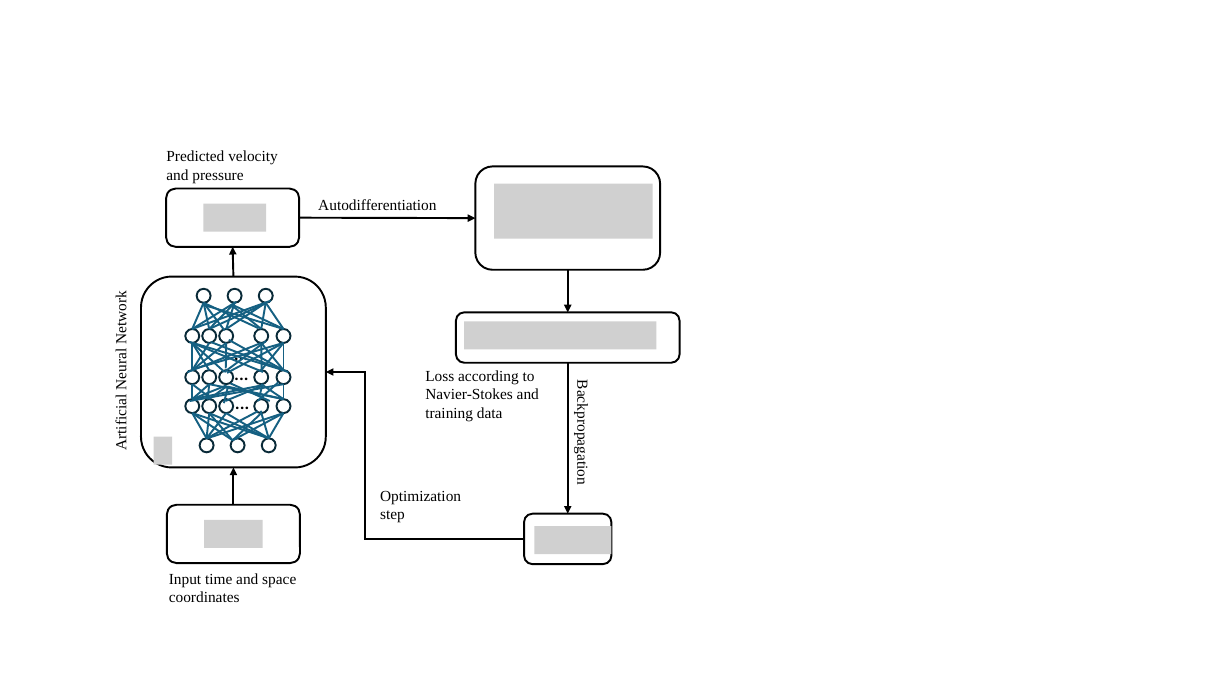
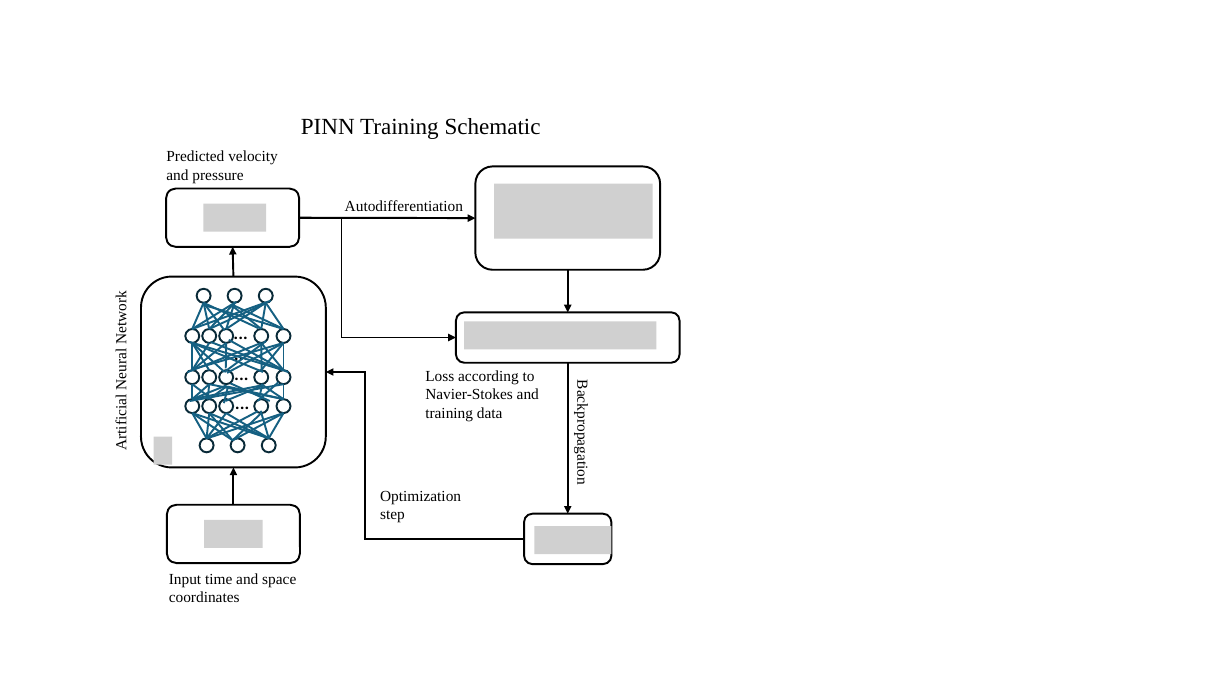
Before and after one commit to Matt2371/PINN_navier_stokes, a slide deck: slide 1 of figures/PINN_schematic.pptx. Drawn at 1232x693 pixels with LibreOffice and Linux fonts; fonts in the diff are those of the drawing; grey boxes stand for pictures. Boxes give left, top, right and bottom in pixels: in the first picture for what was removed or moved away, otherwise in the second. Text is boxed around its words. In the diff, an @@ line names an element or a change of style, - is before the commit and + after.

Commit message:
Update training schematic

```diff
--- a/figures/PINN_schematic.pptx
+++ b/figures/PINN_schematic.pptx
@@ text added at (301, 118, 541, 139), 18 pt, text #000000 @@
+PINN Training Schematic
@@ text "Autodifferentiation": place and size @@
-text "Autodifferentiation" at (318, 199, 436, 210)
+text "Autodifferentiation" at (345, 200, 463, 211)
@@ elbow arrow added from (299, 218) to (456, 337), #000000 1.5 pt @@
@@ text added at (224, 311, 262, 348), 18 pt, text #000000 @@
+…
```
Also in this commit, not shown: 2 other files.
